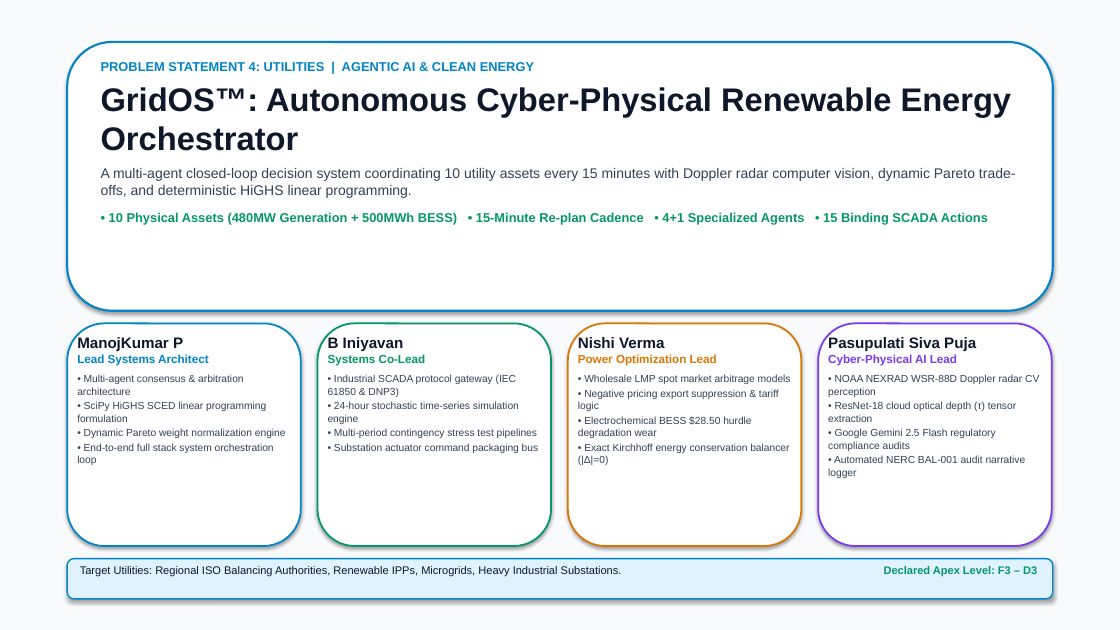
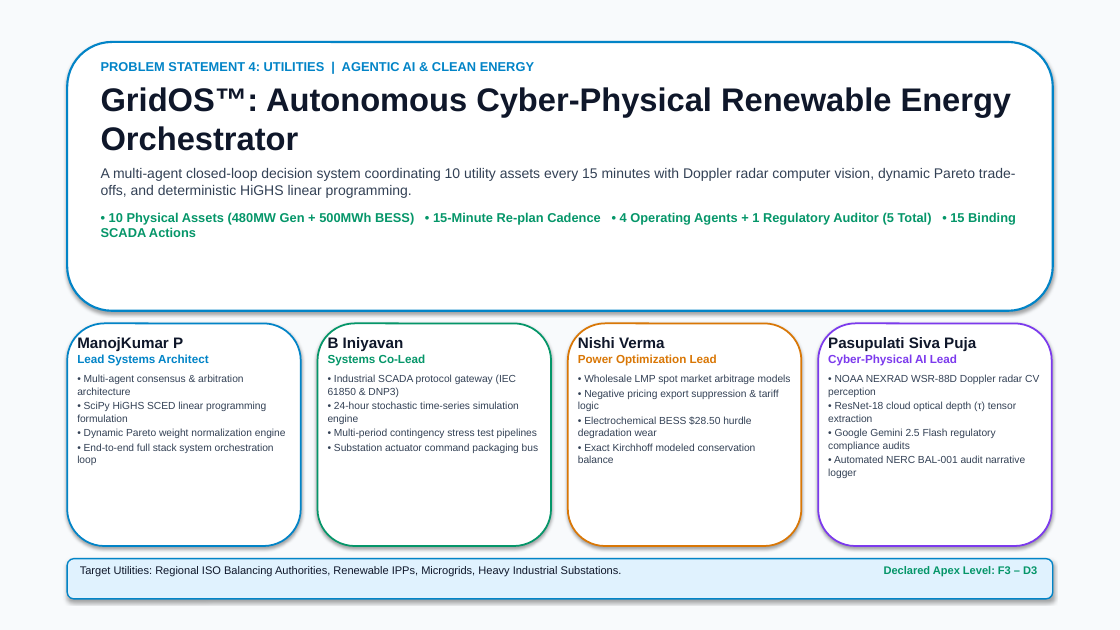
Before and after one commit to ManojKumar7676/GridOs, a slide deck: slide 1 of GridOS_Pitch_Deck.pptx. Drawn at 1120x630 pixels with LibreOffice and Linux fonts; fonts in the diff are those of the drawing. Boxes give left, top, right and bottom in pixels: in the first picture for what was removed or moved away, otherwise in the second. Text is boxed around its words. In the diff, an @@ line names an element or a change of style, - is before the commit and + after.

Commit message:
fix(pitch-deck): reconcile technical figures, validate curtailment math, qualify physical safety, and add public demo repo

```diff
--- a/GridOS_Pitch_Deck.pptx
+++ b/GridOS_Pitch_Deck.pptx
@@ text at (101,212,1016,237): text changed @@
-• 10 Physical Assets (480MW Generation + 500MWh BESS) • 15-Minute Re-plan Cadence • 4+1 Specialized Agents • 15 Binding SCADA Actions
+• 10 Physical Assets (480MW Gen + 500MWh BESS) • 15-Minute Re-plan Cadence • 4 Operating Agents + 1 Regulatory Auditor (5 Total) • 15 Binding SCADA Actions
@@ text at (578,443,756,463): text changed @@
-• Exact Kirchhoff energy conservation balancer (|Δ|=0)
+• Exact Kirchhoff modeled conservation balance
```
Also in this commit, not shown: 9 other slides changed, 3 other files.
